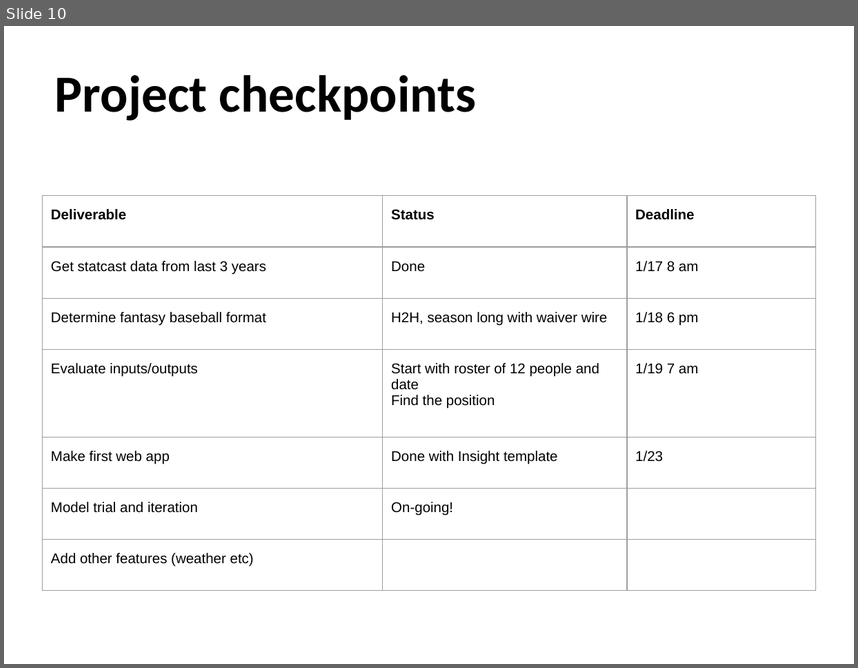
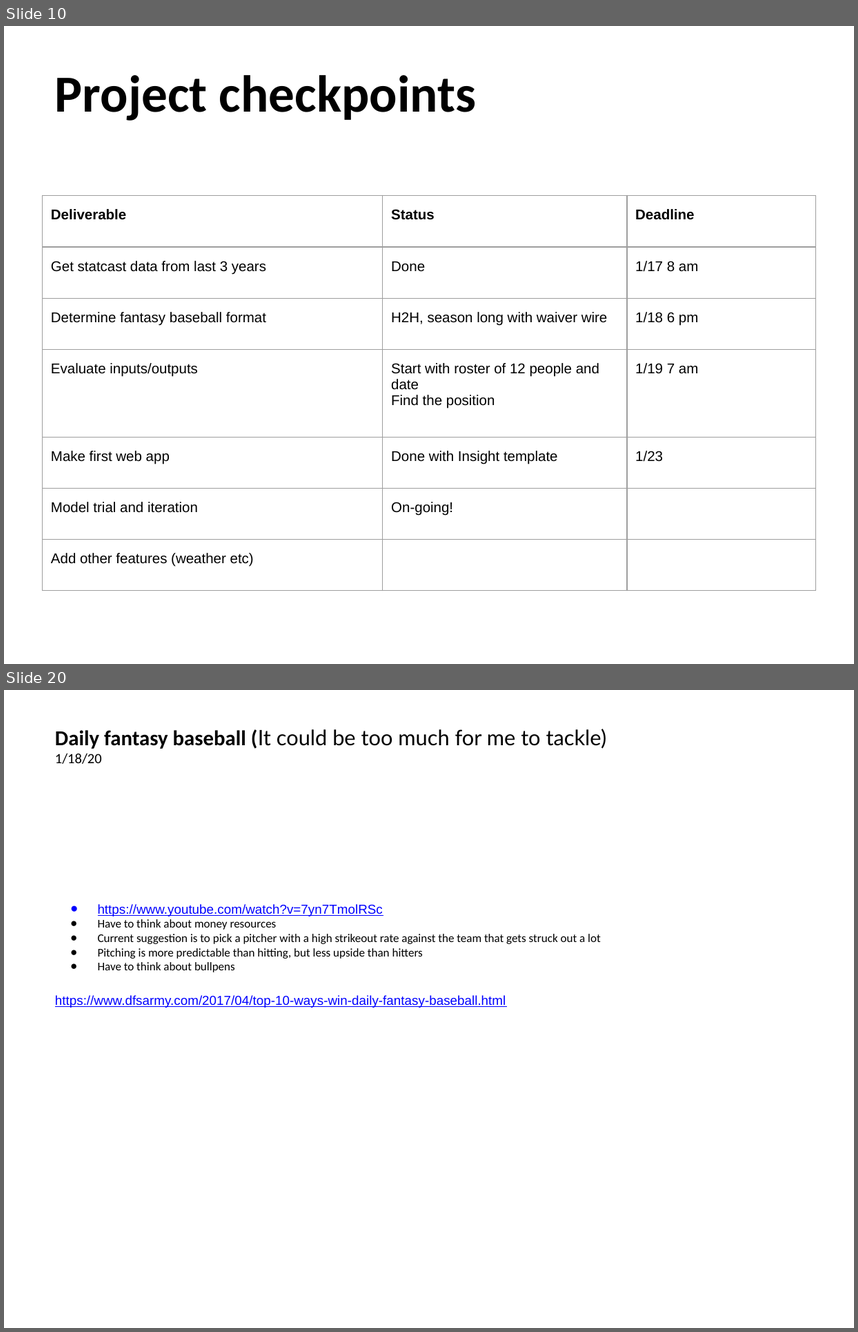
Before and after one commit to benslack19/baseball_player_selector, a slide deck: insight_baseball_notes/BL_baseball_notes.pptx. Shown one above the other, each under a label of ours: slide 10 before the commit, slides 10 and 20 after it; the slides between them are not shown. The pictures are 858x668 and 858x1332 pixels, drawn with LibreOffice and Linux fonts; fonts in the diff are those of the drawing. Boxes give left, top, right and bottom in pixels: in the first picture for what was removed or moved away, otherwise in the second. Text is boxed around its words. In the diff, an @@ line names an element or a change of style, - is before the commit and + after.

```diff
--- a/insight_baseball_notes/BL_baseball_notes.pptx
+++ b/insight_baseball_notes/BL_baseball_notes.pptx
@@ slide 20 added at box(4, 690, 854, 1328), background #FFFFFF @@
@@ title added at box(55, 729, 607, 764), 18 pt, text #000000 @@
+Daily fantasy baseball (It could be too much for me to tackle)
+1/18/20
@@ text added at box(55, 904, 601, 1007), 10 pt, text #000000 @@
+● https://www.youtube.com/watch?v=7yn7TmolRSc
+● Have to think about money resources
+● Current suggestion is to pick a pitcher with a high strikeout rate against the team that gets struck out a lot
+● Pitching is more predictable than hitting, but less upside than hitters
+● Have to think about bullpens
+https://www.dfsarmy.com/2017/04/top-10-ways-win-daily-fantasy-baseball.html
```
Also in this commit, not shown: 6 slides changed, 23 other slides added, 2 slides removed, 2 other files.
